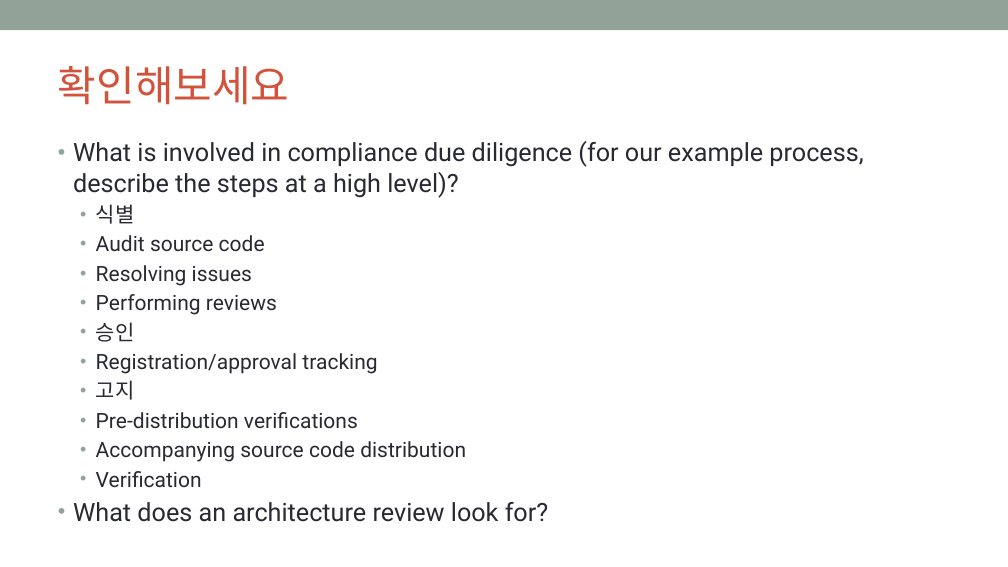
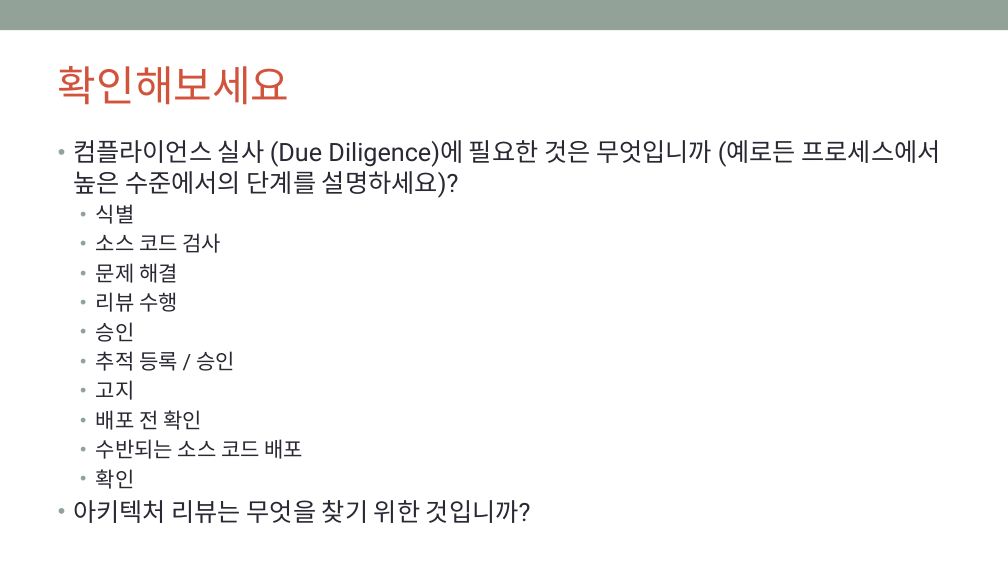
Before and after one commit to OpenChain-KWG/Curriculum-Translation-KR, a slide deck: slide 67 of target/slides/openchain-curriculum-for-1-1.pptx. Drawn at 1008x567 pixels with LibreOffice and Linux fonts; fonts in the diff are those of the drawing; background and template pictures are left out. Boxes give left, top, right and bottom in pixels: in the first picture for what was removed or moved away, otherwise in the second. Text is boxed around its words. In the diff, an @@ line names an element or a change of style, - is before the commit and + after.

```diff
--- a/target/slides/openchain-curriculum-for-1-1.pptx
+++ b/target/slides/openchain-curriculum-for-1-1.pptx
@@ text at (73, 140, 941, 198): text changed @@
-• What is involved in compliance due diligence (for our example process, describe the steps at a high level)?
+• 컴플라이언스 실사 (Due Diligence)에 필요한 것은 무엇입니까 (예로든 프로세스에서 높은 수준에서의 단계를 설명하세요)?
@@ text at (96, 233, 221, 312): text changed @@
-  • Audit source code
-  • Resolving issues
-  • Performing reviews
+  • 소스 코드 검사
+  • 문제 해결
+  • 리뷰 수행
@@ text at (96, 351, 235, 371): text changed @@
-  • Registration/approval tracking
+  • 추적 등록 / 승인
@@ text at (73, 410, 531, 523): text changed; size 20 to 24 pt @@
-  • Pre-distribution verifications
-  • Accompanying source code distribution
-  • Verification
-• What does an architecture review look for?
+  • 배포 전 확인
+  • 수반되는 소스 코드 배포
+  • 확인
+• 아키텍처 리뷰는 무엇을 찾기 위한 것입니까?
```
Also in this commit, not shown: 7 other slides changed, 7 other files.
